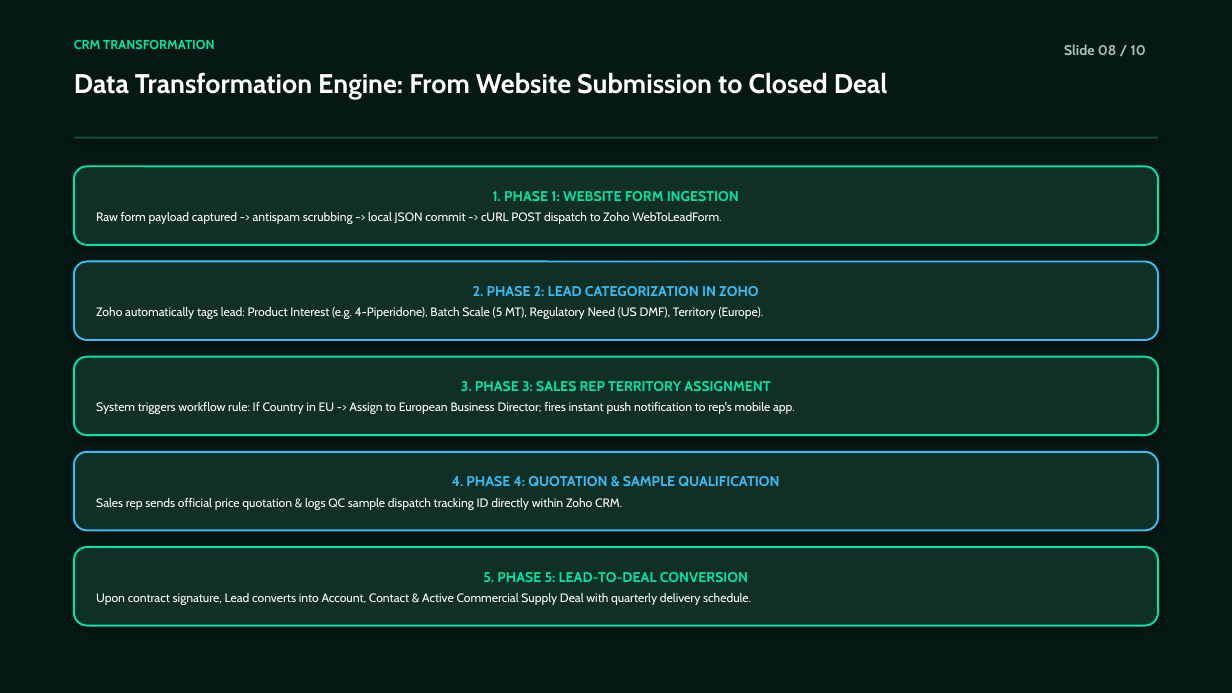
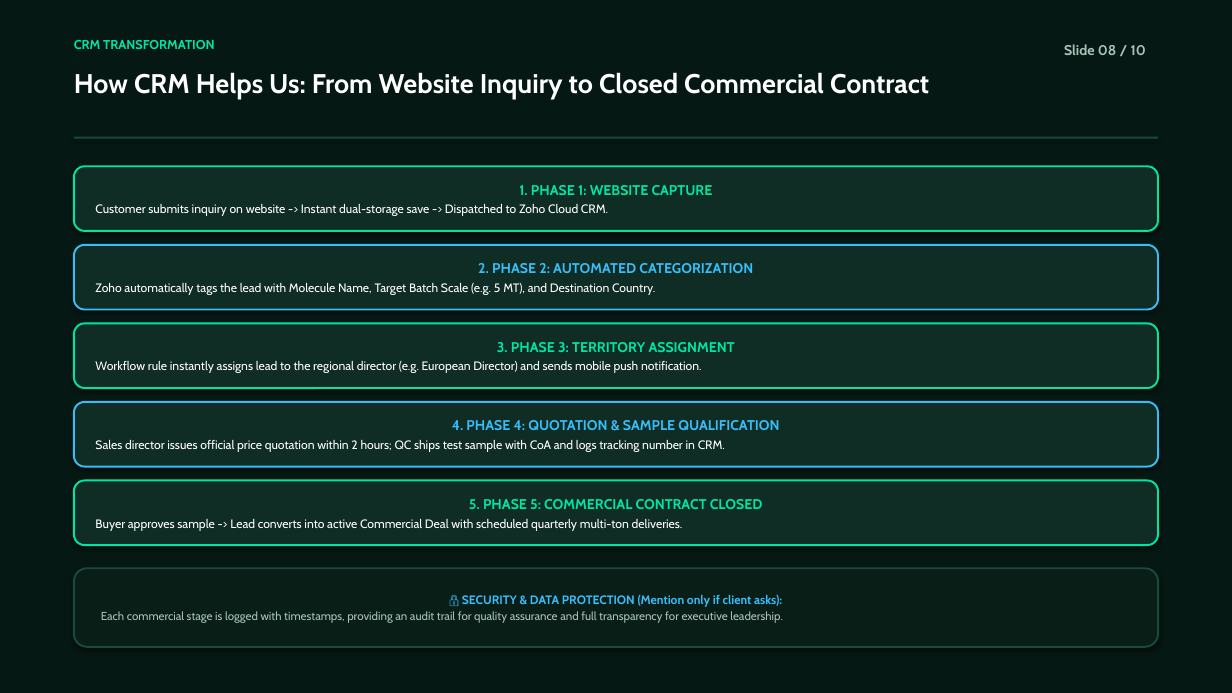
Before and after one commit to saikrishna-bethamcharla/vasudhapharma-green, a slide deck: slide 8 of Vasudha_Pharma_Client_Presentation.pptx. Drawn at 1232x693 pixels with LibreOffice and Linux fonts; fonts in the diff are those of the drawing. Boxes give left, top, right and bottom in pixels: in the first picture for what was removed or moved away, otherwise in the second. Text is boxed around its words. In the diff, an @@ line names an element or a change of style, - is before the commit and + after.

Commit message:
feat(presentation): add corporate theme, real UI screenshots, organograms, and AI intelligence

```diff
--- a/Vasudha_Pharma_Client_Presentation.pptx
+++ b/Vasudha_Pharma_Client_Presentation.pptx
@@ text at (x1=74, y1=72, x2=929, y2=99): text changed @@
-Data Transformation Engine: From Website Submission to Closed Deal
+How CRM Helps Us: From Website Inquiry to Closed Commercial Contract
@@ fill #103026 to #0F2D24 in 5 elements at (x1=74, y1=245, x2=1158, y2=310), (x1=74, y1=402, x2=1158, y2=467), (x1=74, y1=481, x2=1158, y2=545), (x1=74, y1=323, x2=1158, y2=388), (x1=74, y1=166, x2=1158, y2=231) @@
@@ rounded rectangle "1. PHASE 1: WEBSITE CAPTURE" resized from (x1=74, y1=166, x2=1158, y2=245) to (x1=74, y1=166, x2=1158, y2=231) @@
@@ text in rounded rectangle at (x1=95, y1=185, x2=713, y2=216): text changed @@
-1. PHASE 1: WEBSITE FORM INGESTION
-Raw form payload captured -> antispam scrubbing -> local JSON commit -> cURL POST dispatch to Zoho WebToLeadForm.
+1. PHASE 1: WEBSITE CAPTURE
+Customer submits inquiry on website -> Instant dual-storage save -> Dispatched to Zoho Cloud CRM.
@@ rounded rectangle "2. PHASE 2: AUTOMATED CATEGORIZATION" resized from (x1=74, y1=262, x2=1158, y2=340) to (x1=74, y1=245, x2=1158, y2=310) @@
@@ text in rounded rectangle at (x1=95, y1=263, x2=753, y2=295): text changed @@
-2. PHASE 2: LEAD CATEGORIZATION IN ZOHO
-Zoho automatically tags lead: Product Interest (e.g. 4-Piperidone), Batch Scale (5 MT), Regulatory Need (US DMF), Territory (Europe).
+2. PHASE 2: AUTOMATED CATEGORIZATION
+Zoho automatically tags the lead with Molecule Name, Target Batch Scale (e.g. 5 MT), and Destination Country.
@@ rounded rectangle "3. PHASE 3: TERRITORY ASSIGNMENT" resized from (x1=74, y1=357, x2=1158, y2=435) to (x1=74, y1=323, x2=1158, y2=388) @@
@@ text in rounded rectangle at (x1=95, y1=342, x2=735, y2=373): text changed @@
-3. PHASE 3: SALES REP TERRITORY ASSIGNMENT
-System triggers workflow rule: If Country in EU -> Assign to European Business Director; fires instant push notification to rep's mobile app.
+3. PHASE 3: TERRITORY ASSIGNMENT
+Workflow rule instantly assigns lead to the regional director (e.g. European Director) and sends mobile push notification.
@@ rounded rectangle "4. PHASE 4: QUOTATION & ..." resized from (x1=74, y1=452, x2=1158, y2=531) to (x1=74, y1=402, x2=1158, y2=467) @@
@@ text in rounded rectangle at (x1=95, y1=440, x2=725, y2=452): text changed @@
-Sales rep sends official price quotation & logs QC sample dispatch tracking ID directly within Zoho CRM.
+Sales director issues official price quotation within 2 hours; QC ships test sample with CoA and logs tracking number in CRM.
@@ rounded rectangle "5. PHASE 5: COMMERCIAL CONTRACT ..." resized from (x1=74, y1=547, x2=1158, y2=626) to (x1=74, y1=481, x2=1158, y2=545) @@
@@ text in rounded rectangle at (x1=95, y1=499, x2=763, y2=531): text changed @@
-5. PHASE 5: LEAD-TO-DEAL CONVERSION
-Upon contract signature, Lead converts into Account, Contact & Active Commercial Supply Deal with quarterly delivery schedule.
+5. PHASE 5: COMMERCIAL CONTRACT CLOSED
+Buyer approves sample -> Lead converts into active Commercial Deal with scheduled quarterly multi-ton deliveries.
@@ rounded rectangle added at (x1=74, y1=568, x2=1158, y2=647), fill #0A1E18, outline #1A4A3A 1.5 pt, 9 pt, text #A7C4B8 @@
+🔒 SECURITY & DATA PROTECTION (Mention only if client asks):
+Each commercial stage is logged with timestamps, providing an audit trail for quality assurance and full transparency for executive leadership.
```
Also in this commit, not shown: 4 other slides changed, 5 slides added, 5 slides removed, 9 other files.
